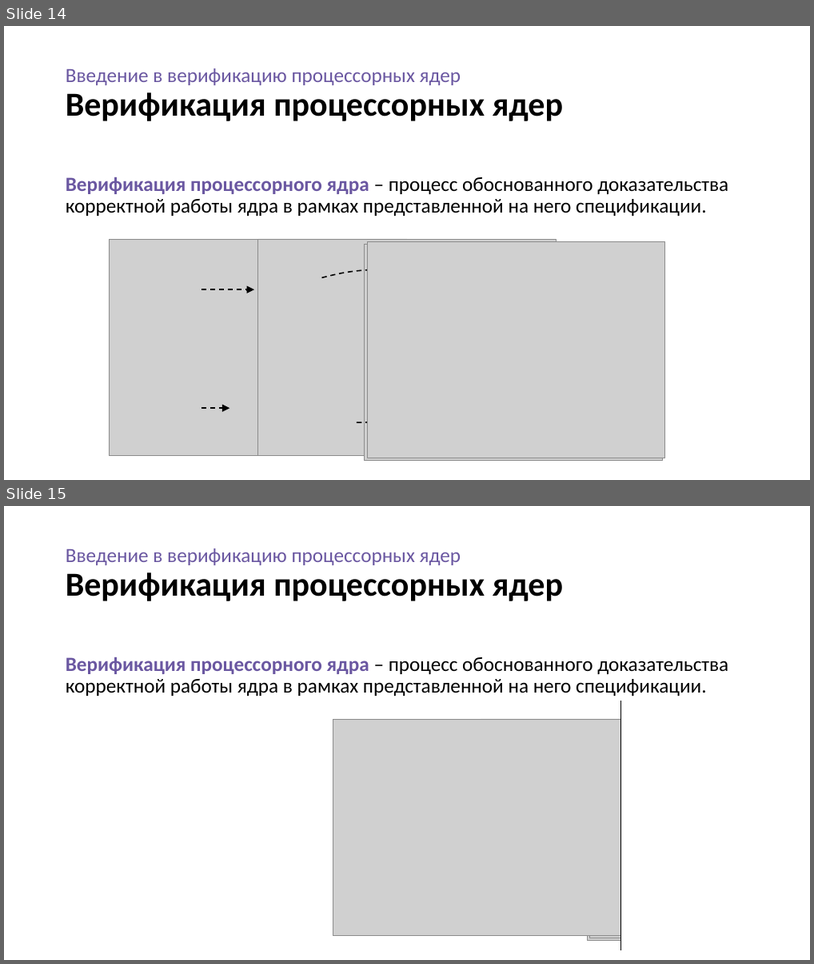
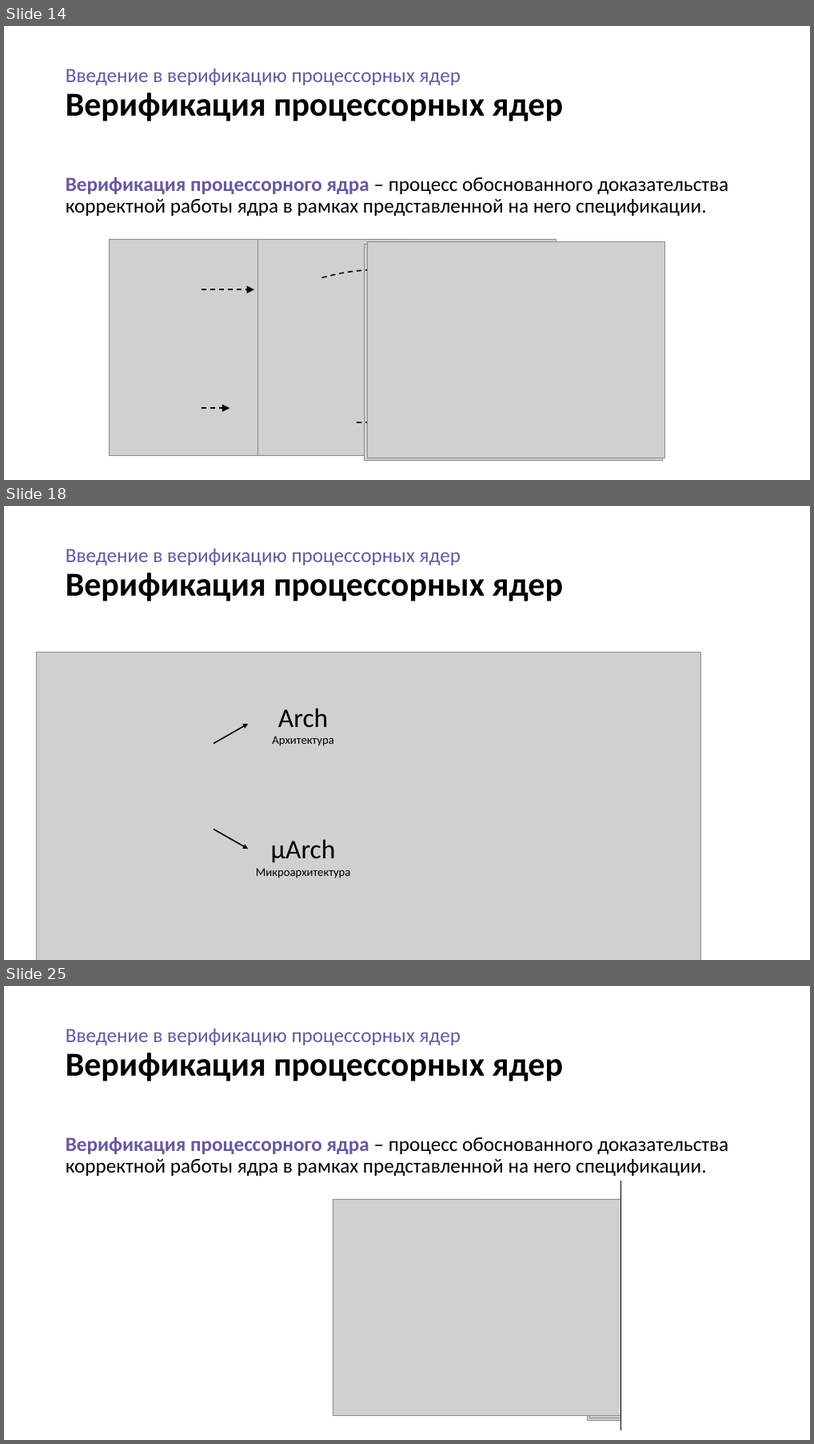
Before and after one commit to serge0699/micro23, a slide deck: present/present.pptx. Shown one above the other, each under a label of ours: slides 14 and 15 before the commit, slides 14, 18 and 25 after it; the slides between them are not shown. The pictures are 814x964 and 814x1444 pixels, drawn with LibreOffice and Linux fonts; fonts in the diff are those of the drawing; grey boxes stand for pictures. Boxes give left, top, right and bottom in pixels: in the first picture for what was removed or moved away, otherwise in the second. Text is boxed around its words. In the diff, an @@ line names an element or a change of style, - is before the commit and + after.

```diff
--- a/present/present.pptx
+++ b/present/present.pptx
@@ slide 18 added at [4, 506, 810, 960], background #FFFFFF @@
@@ title added at [66, 548, 564, 601], 24 pt, text #6A57A1 @@
+Введение в верификацию процессорных ядер
+Верификация процессорных ядер
@@ picture added at [37, 652, 701, 960] @@
@@ text added at [272, 708, 334, 746], 14 pt, text #000000 @@
+Arch
+Архитектура
@@ arrow added from (214, 743) to (249, 724), #000000 1.5 pt @@
@@ arrow added from (214, 829) to (249, 848), #000000 1.5 pt @@
@@ text added at [256, 839, 351, 878], 14 pt, text #000000 @@
+µArch
+Микроархитектура
@@ what was slide 15 is now slide 25 @@
```
Also in this commit, not shown: 1 slide changed, 22 other slides added, 14 other files.
